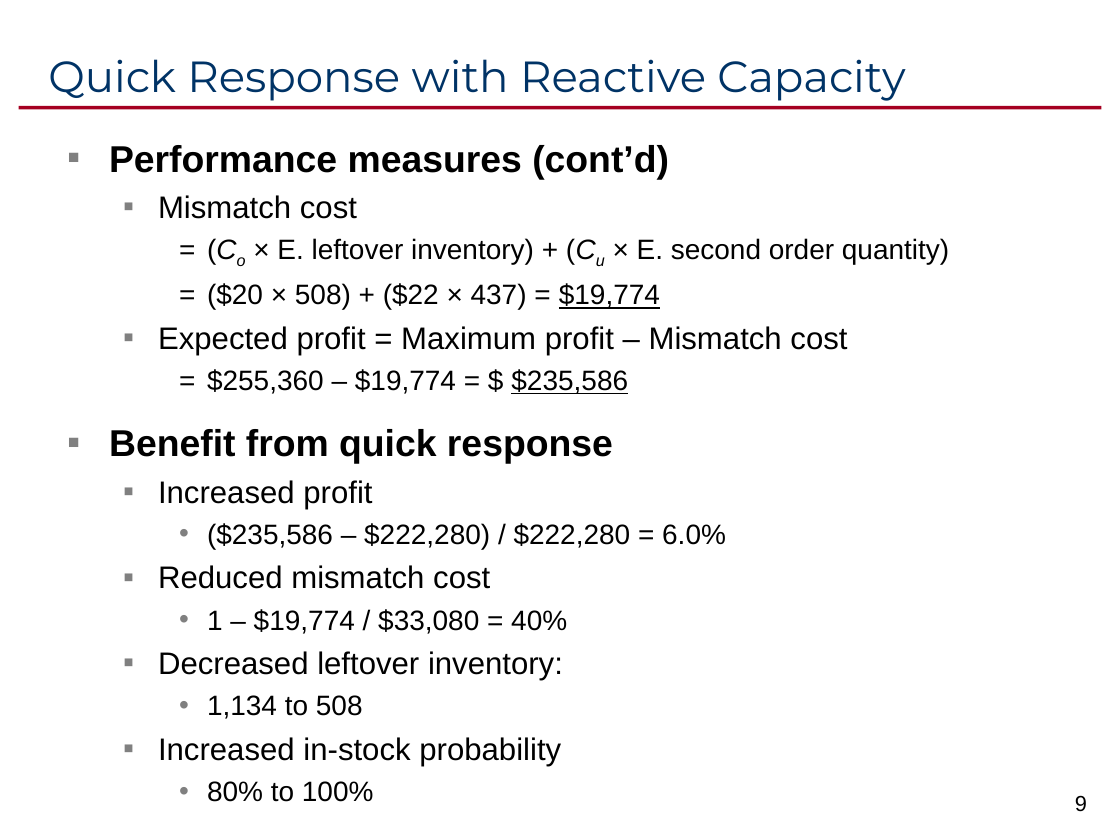
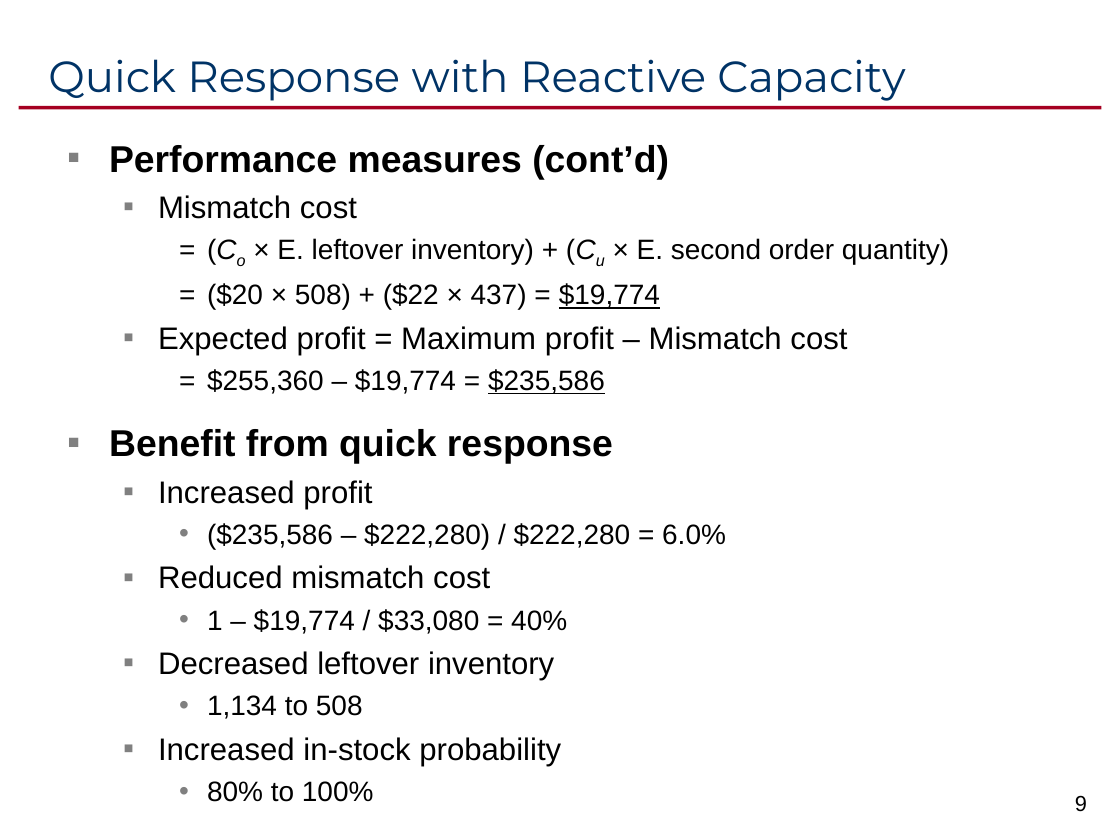
Before and after one commit to ikelab/courses, a slide deck: slide 9 of pm2016/c13.ppt. Drawn at 1120x840 pixels with LibreOffice and Linux fonts; fonts in the diff are those of the drawing. Boxes give left, top, right and bottom in pixels: in the first picture for what was removed or moved away, otherwise in the second. Text is boxed around its words. In the diff, an @@ line names an element or a change of style, - is before the commit and + after.

Commit message:
Revise.

```diff
--- a/pm2016/c13.ppt
+++ b/pm2016/c13.ppt
@@ text at box(207, 369, 605, 394): text changed @@
-    = $255,360 – $19,774 = $ $235,586
+    = $255,360 – $19,774 = $235,586
@@ text at box(158, 651, 554, 680): text changed @@
-  ▪ Decreased leftover inventory:
+  ▪ Decreased leftover inventory
```
Also in this commit, not shown: 6 other slides changed.
